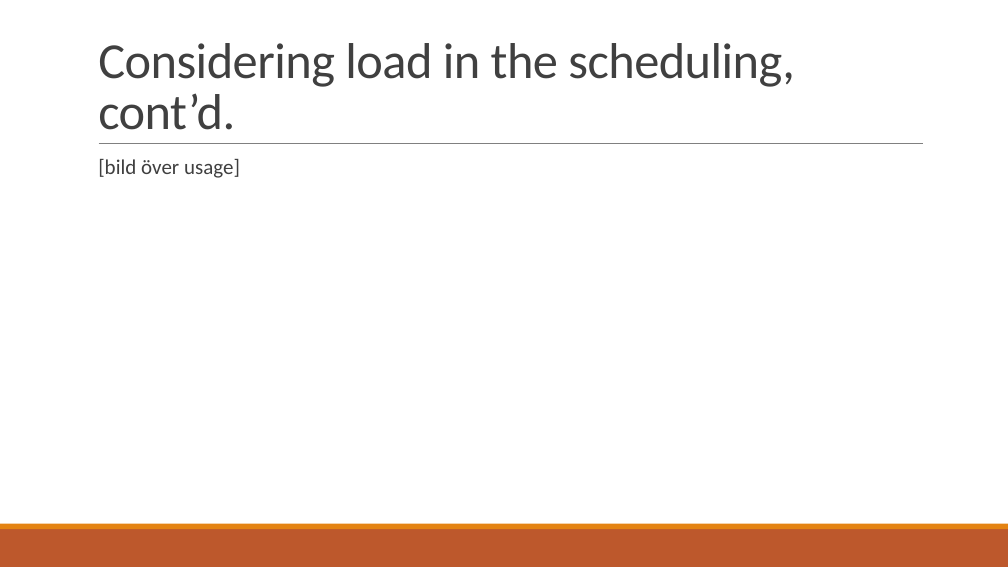
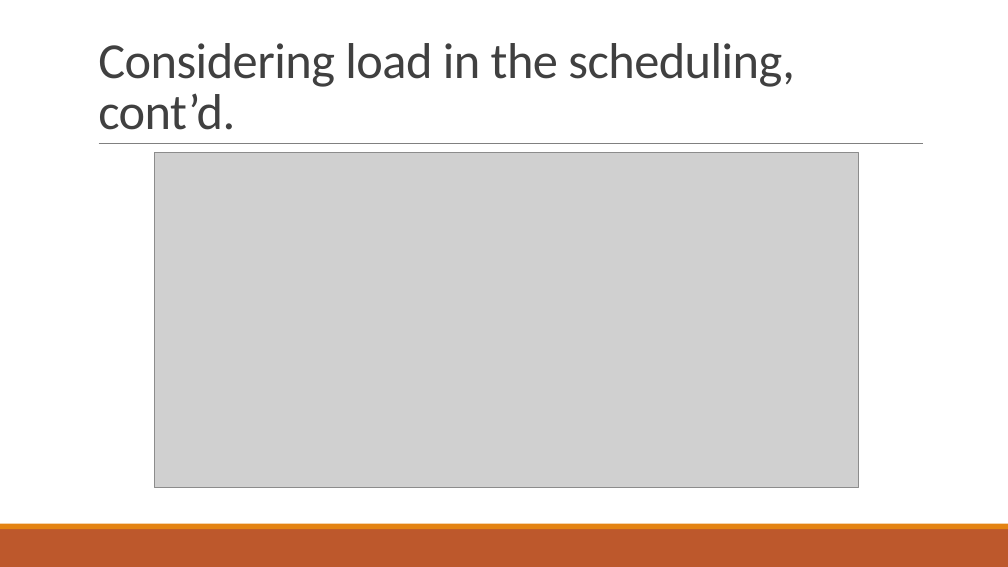
Before and after one commit to PStahl/master_thesis, a slide deck: slide 67 of presentation/presentation.pptx. Drawn at 1008x567 pixels with LibreOffice and Linux fonts; fonts in the diff are those of the drawing; grey boxes stand for pictures. Boxes give left, top, right and bottom in pixels: in the first picture for what was removed or moved away, otherwise in the second. Text is boxed around its words. In the diff, an @@ line names an element or a change of style, - is before the commit and + after.

Commit message:
add usage pics

```diff
--- a/presentation/presentation.pptx
+++ b/presentation/presentation.pptx
@@ text removed at bbox=[98, 159, 240, 178] @@
-  [bild över usage]
@@ picture added at bbox=[154, 153, 859, 488] @@
```
Also in this commit, not shown: 2 other slides changed.
